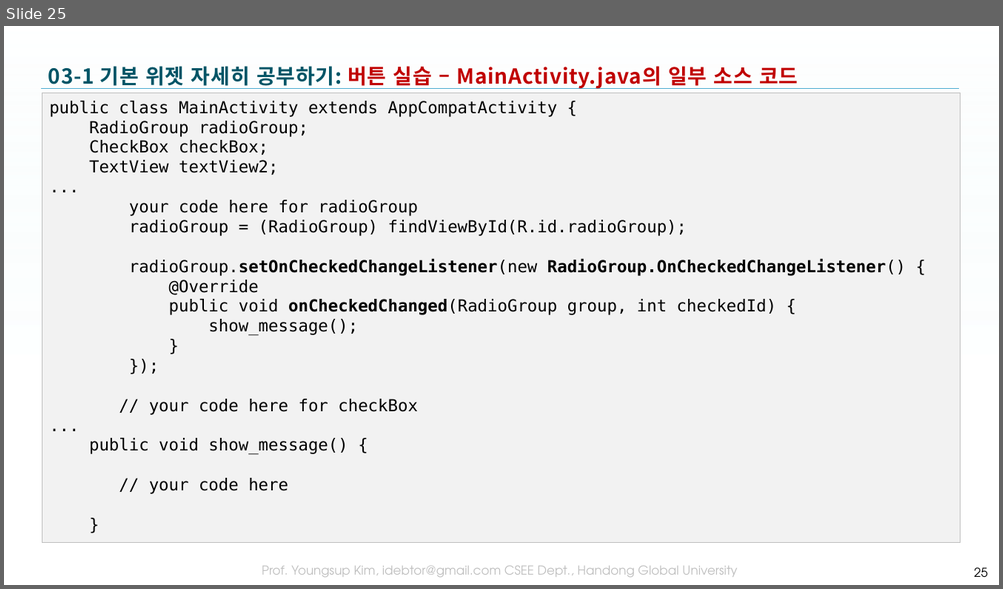
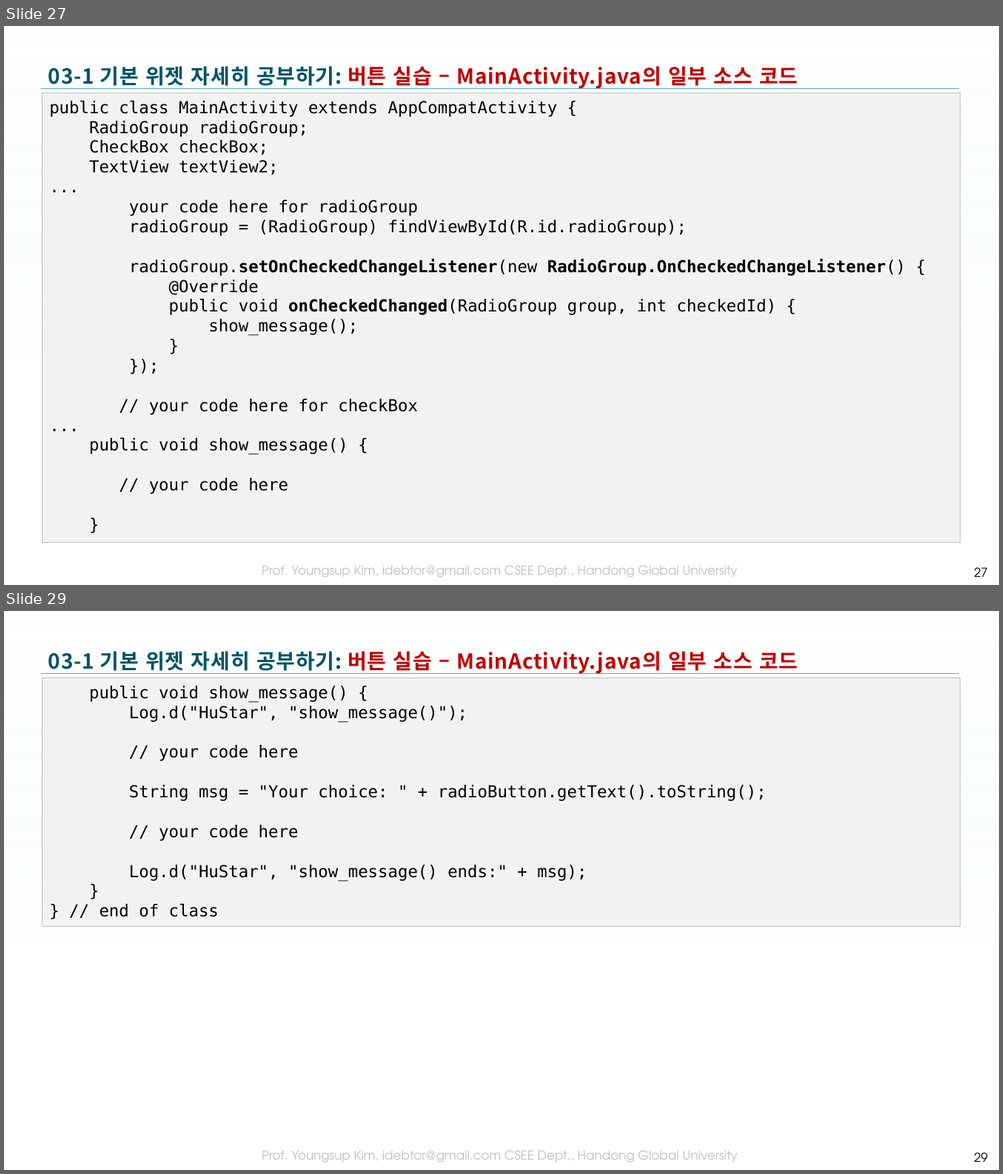
Before and after one commit to tae7841/HuStarAS, a slide deck: ppts/03Widget.pptx. Shown one above the other, each under a label of ours: slide 25 before the commit, slides 27 and 29 after it; the slides between them are not shown. The pictures are 1003x589 and 1003x1174 pixels, drawn with LibreOffice and Linux fonts; fonts in the diff are those of the drawing; background and template pictures are left out. Boxes give left, top, right and bottom in pixels: in the first picture for what was removed or moved away, otherwise in the second. Text is boxed around its words. In the diff, an @@ line names an element or a change of style, - is before the commit and + after.

```diff
--- a/ppts/03Widget.pptx
+++ b/ppts/03Widget.pptx
@@ slide 29 added at <box>4,611,999,1170</box>, background picture (left out); not listed: 3 template elements that a slide beside it also shows @@
@@ title added at <box>48,651,797,674</box>, 20 pt, text #C00000, bold @@
+03-1 기본 위젯 자세히 공부하기: 버튼 실습 – MainActivity.java의 일부 소스 코드
@@ rectangle added at <box>42,678,960,926</box>, fill #F2F2F2, outline #BFBFBF 0.75 pt, 16 pt, text #000000 @@
+public void show_message() {
+Log.d("HuStar", "show_message()");
+// your code here
+String msg = "Your choice: " + radioButton.getText().toString();
+// your code here
+Log.d("HuStar", "show_message() ends:" + msg);
+}
+} // end of class
@@ page number added at <box>973,1153,987,1162</box>, 12 pt, text #000000 @@
+29
@@ what was slide 25 is now slide 27 @@
@@ page number at <box>973,568,987,577</box>: text changed @@
-25
+27
```
Also in this commit, not shown: 12 slides changed, 6 other slides added, 3 slides removed, 34 other files.
